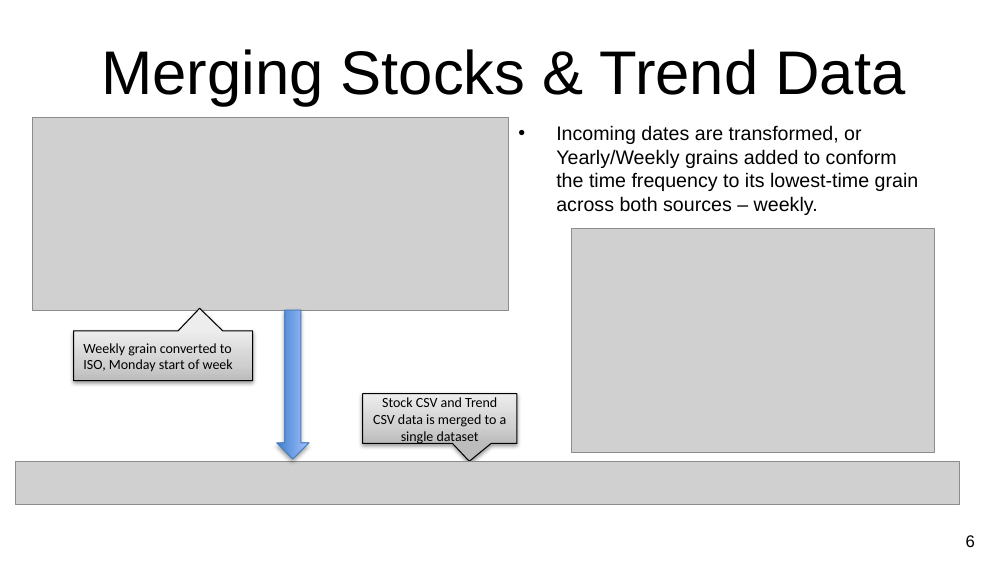
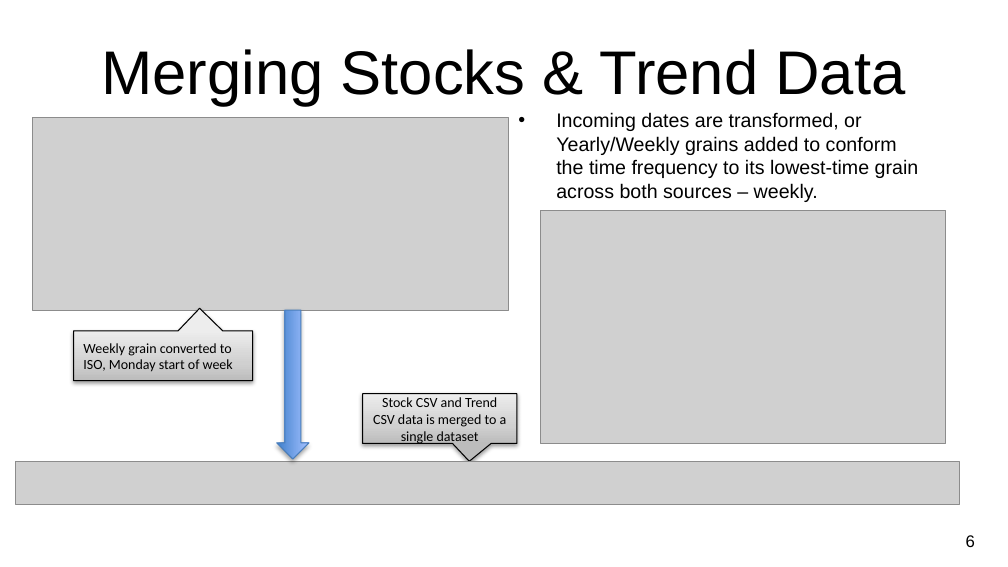
Before and after one commit to CCC-GH/Stocks-ETL-Project, a slide deck: slide 7 of NU-Project2_Stocks.pptx. Drawn at 1008x567 pixels with LibreOffice and Linux fonts; fonts in the diff are those of the drawing; grey boxes stand for pictures; background and template pictures are left out. Boxes give left, top, right and bottom in pixels: in the first picture for what was removed or moved away, otherwise in the second. Text is boxed around its words. In the diff, an @@ line names an element or a change of style, - is before the commit and + after.

```diff
--- a/NU-Project2_Stocks.pptx
+++ b/NU-Project2_Stocks.pptx
@@ text "Incoming dates are transformed, or ...": place and size @@
-text "Incoming dates are transformed, or ..." at [556, 125, 919, 215]
+text "Incoming dates are transformed, or ..." at [556, 112, 919, 202]
@@ picture: place and size @@
-picture at [572, 229, 934, 453]
+picture at [540, 211, 946, 444]
```
